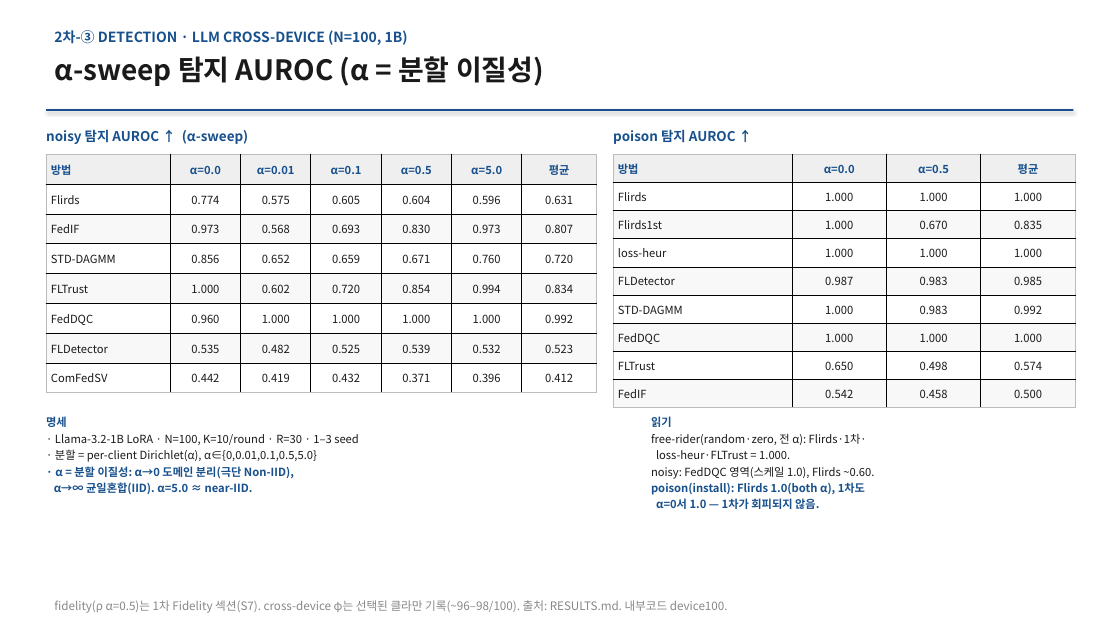
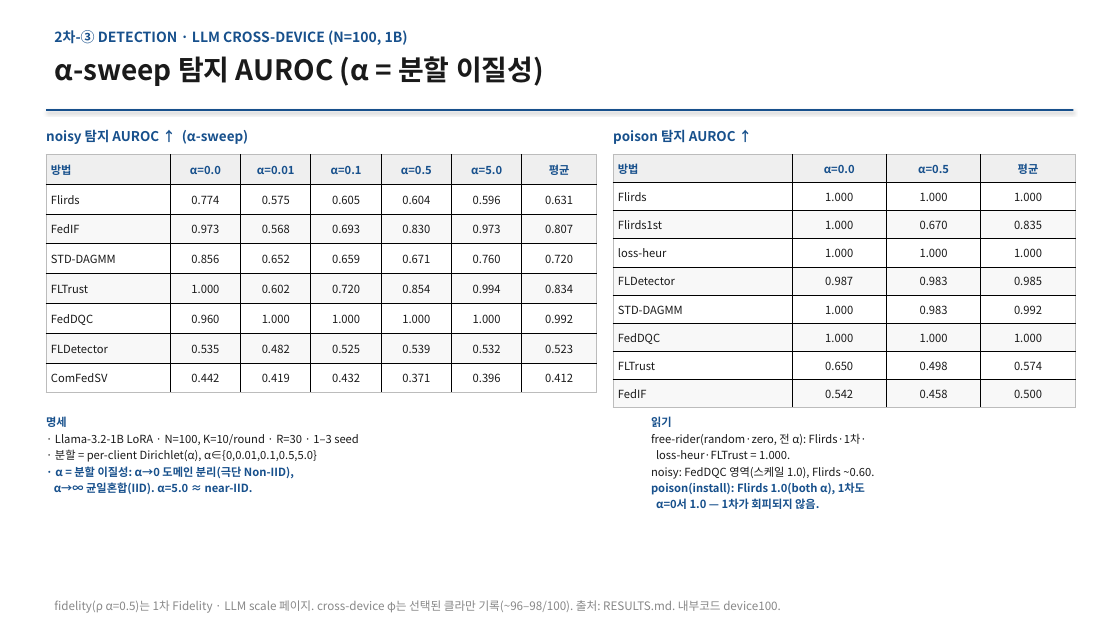
Before and after one commit to YongheeChoi/flirds, a slide deck: slide 16 of research-wiki/presentations/2026-06-results-report/flirds-results-2026-06.pptx (slide 14 before the commit). Drawn at 1120x630 pixels with LibreOffice and Linux fonts; fonts in the diff are those of the drawing. Boxes give left, top, right and bottom in pixels: in the first picture for what was removed or moved away, otherwise in the second. Text is boxed around its words. In the diff, an @@ line names an element or a change of style, - is before the commit and + after.

```diff
--- a/research-wiki/presentations/2026-06-results-report/flirds-results-2026-06.pptx
+++ b/research-wiki/presentations/2026-06-results-report/flirds-results-2026-06.pptx
@@ text at <box>54,600,781,613</box>: text changed @@
-fidelity(ρ α=0.5)는 1차 Fidelity 섹션(S7). cross-device φ는 선택된 클라만 기록(~96–98/100). 출처: RESULTS.md. 내부코드 device100.
+fidelity(ρ α=0.5)는 1차 Fidelity · LLM scale 페이지. cross-device φ는 선택된 클라만 기록(~96–98/100). 출처: RESULTS.md. 내부코드 device100.
```
Also in this commit, not shown: 8 other slides changed, 2 slides added, 20 other files.
